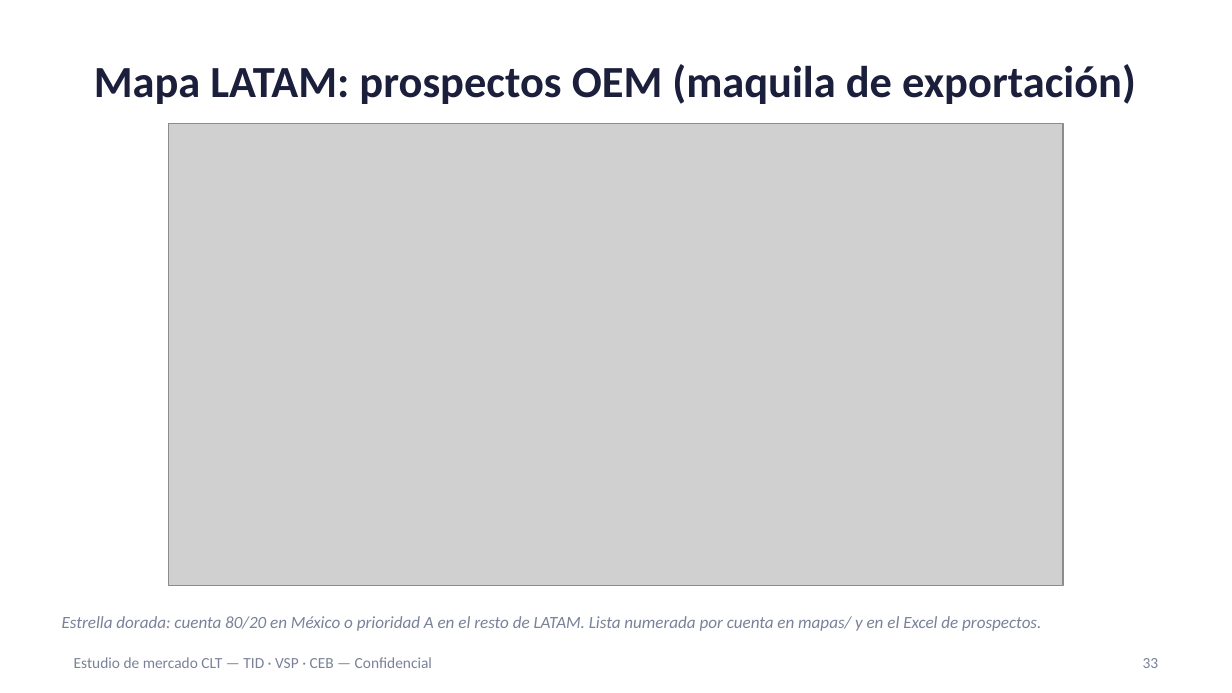
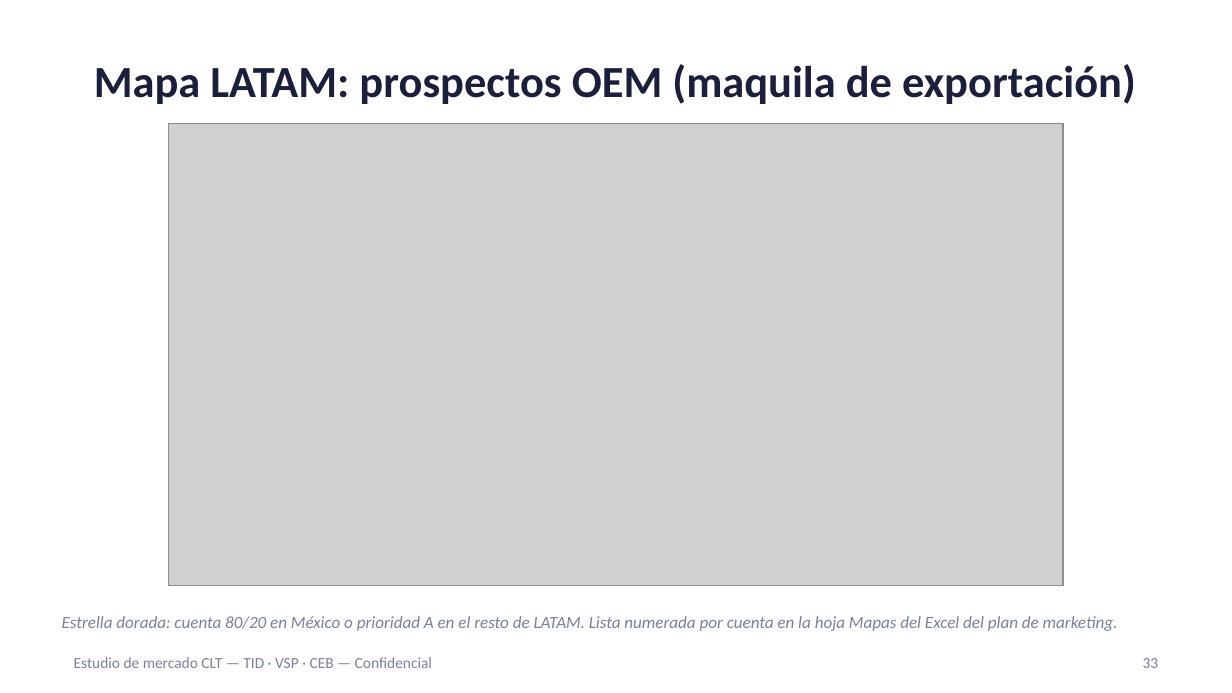
Before and after one commit to carlosmoreno793508/Cosas-Carlos, a slide deck: slide 33 of propuesta-clt/Estudio_Mercado_CLT_Mexico_Latam_ES.pptx. Drawn at 1232x693 pixels with LibreOffice and Linux fonts; fonts in the diff are those of the drawing; grey boxes stand for pictures. Boxes give left, top, right and bottom in pixels: in the first picture for what was removed or moved away, otherwise in the second. Text is boxed around its words. In the diff, an @@ line names an element or a change of style, - is before the commit and + after.

```diff
--- a/propuesta-clt/Estudio_Mercado_CLT_Mexico_Latam_ES.pptx
+++ b/propuesta-clt/Estudio_Mercado_CLT_Mexico_Latam_ES.pptx
@@ text at [62, 616, 1118, 631]: text changed @@
-Estrella dorada: cuenta 80/20 en México o prioridad A en el resto de LATAM. Lista numerada por cuenta en mapas/ y en el Excel de prospectos.
+Estrella dorada: cuenta 80/20 en México o prioridad A en el resto de LATAM. Lista numerada por cuenta en la hoja Mapas del Excel del plan de marketing.
```
Also in this commit, not shown: 1 other slide changed, 3 other files.
